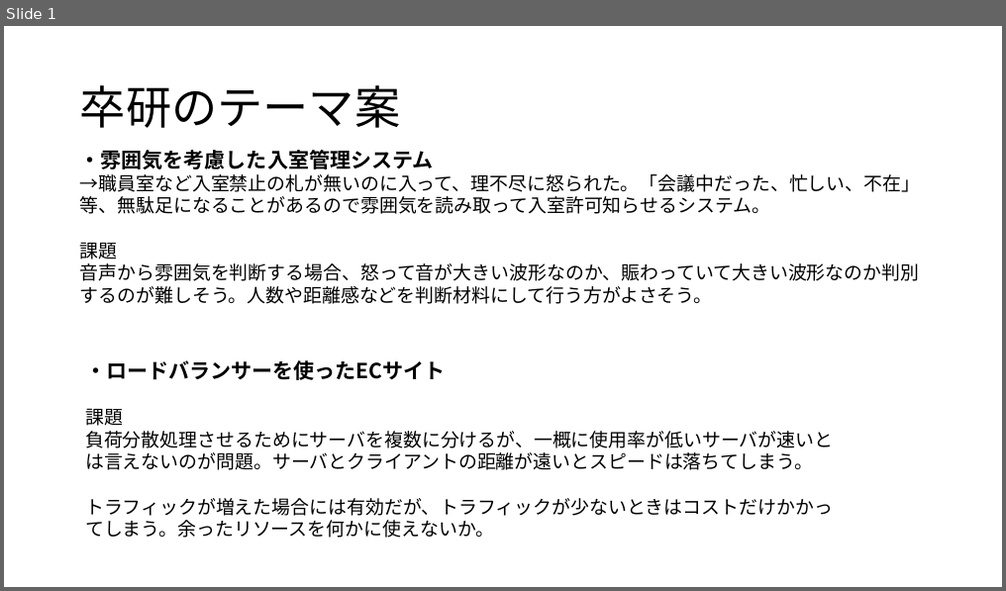
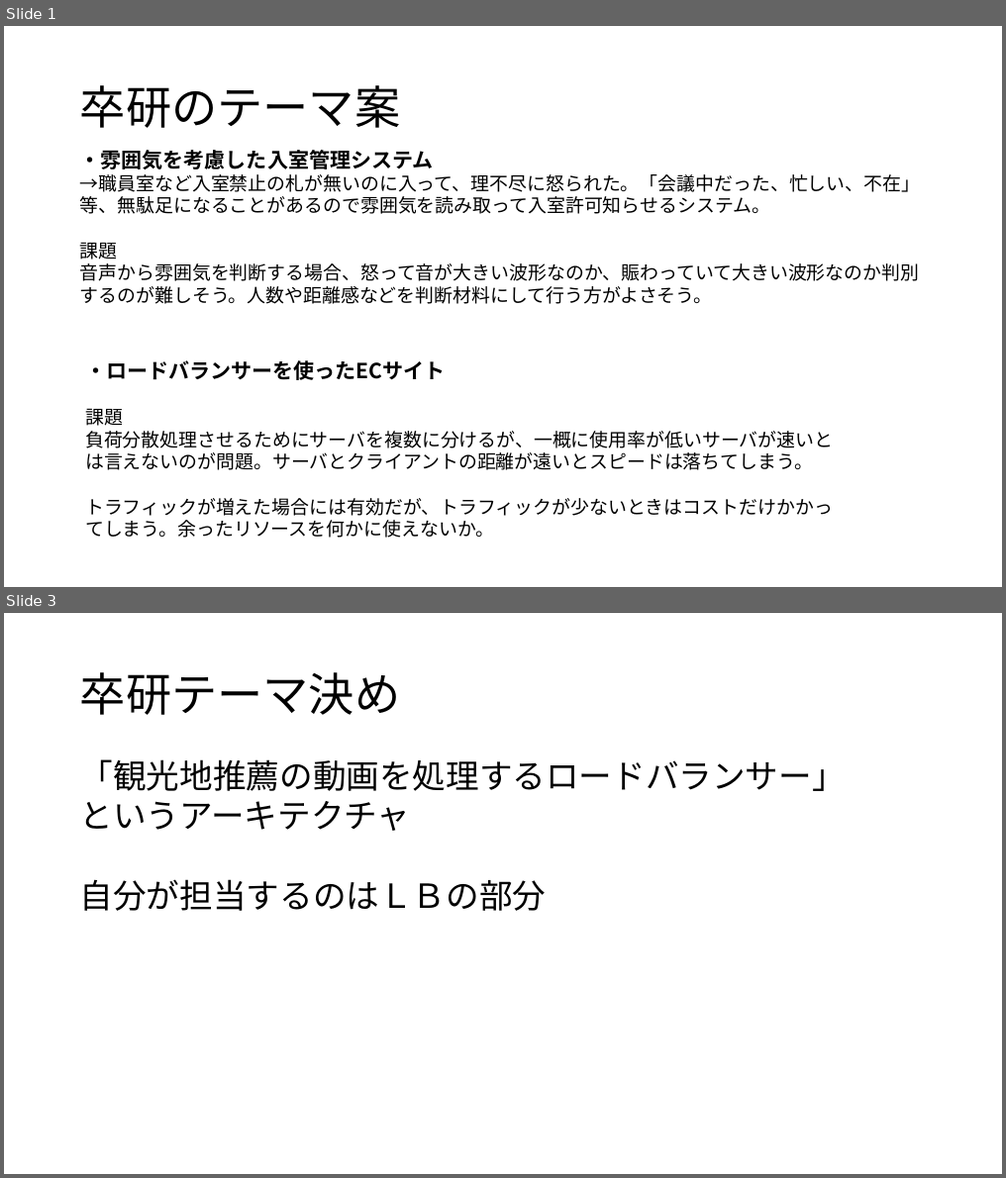
Before and after one commit to kait-takanolab/1821086_matsuo_thesis, a slide deck: 1821086_matsuo_sotsuken.pptx. Shown one above the other, each under a label of ours: slide 1 before the commit, slides 1 and 3 after it; the slides between them are not shown. The pictures are 1006x591 and 1006x1178 pixels, drawn with LibreOffice and Linux fonts; fonts in the diff are those of the drawing. Boxes give left, top, right and bottom in pixels: in the first picture for what was removed or moved away, otherwise in the second. Text is boxed around its words. In the diff, an @@ line names an element or a change of style, - is before the commit and + after.

```diff
--- a/1821086_matsuo_sotsuken.pptx
+++ b/1821086_matsuo_sotsuken.pptx
@@ slide 3 added at (4, 613, 1002, 1174), background #FFFFFF @@
@@ title added at (80, 672, 400, 715), 44 pt, text #000000 @@
+卒研テーマ決め
@@ text added at (80, 760, 846, 911), 32 pt, text #000000 @@
+「観光地推薦の動画を処理するロードバランサー」
+というアーキテクチャ
+自分が担当するのはＬＢの部分
```
Also in this commit, not shown: 1 slide changed, 4 other slides added.
